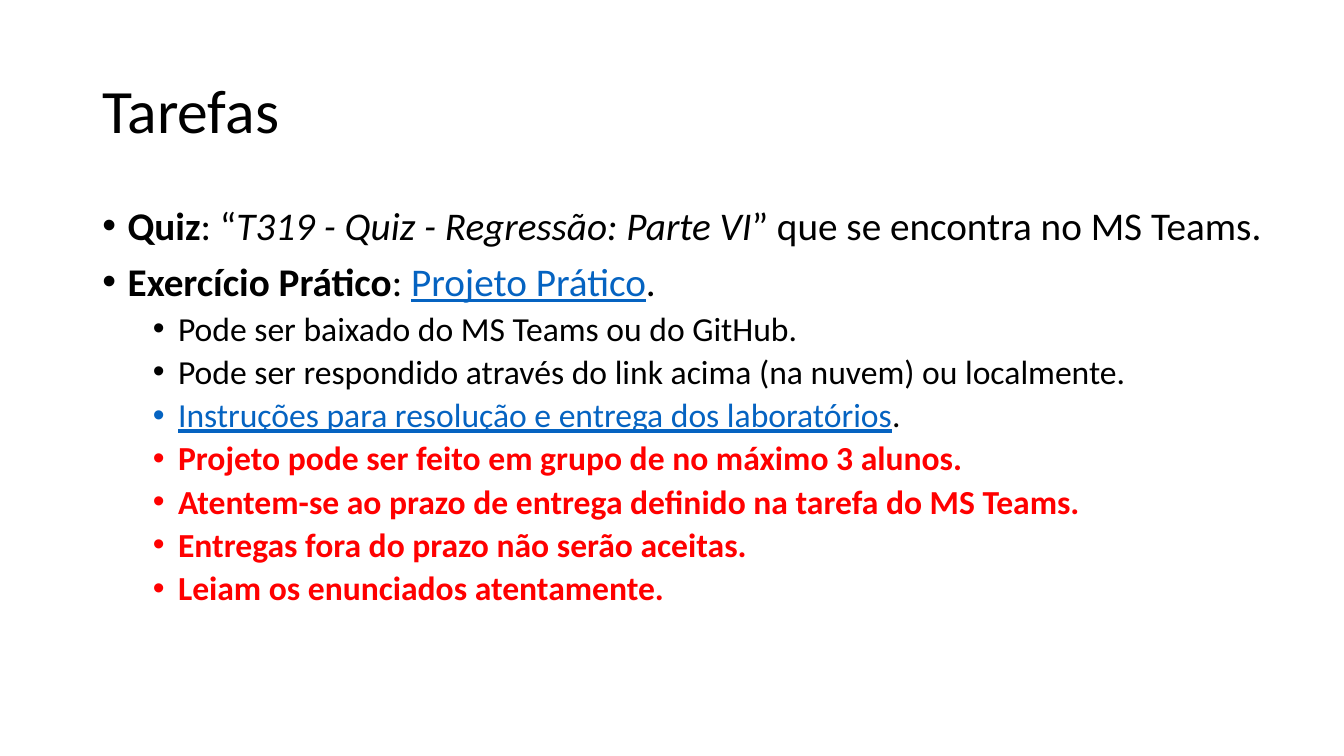
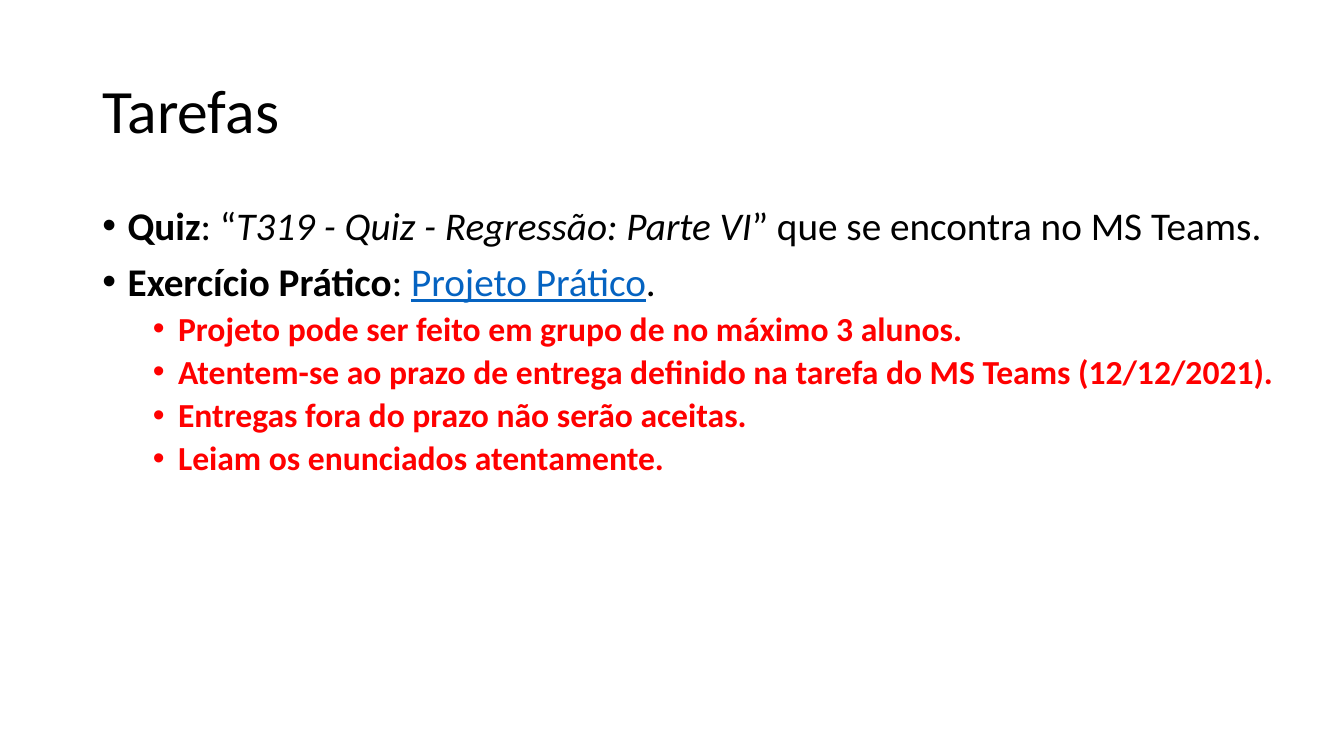
Before and after one commit to zz4fap/t319_aprendizado_de_maquina, a slide deck: slide 14 of slides/T319_Regressão_Linear (Parte VI).pptx. Drawn at 1344x756 pixels with LibreOffice and Linux fonts; fonts in the diff are those of the drawing. Boxes give left, top, right and bottom in pixels: in the first picture for what was removed or moved away, otherwise in the second. Text is boxed around its words. In the diff, an @@ line names an element or a change of style, - is before the commit and + after.

```diff
--- a/slides/T319_Regressão_Linear (Parte VI).pptx
+++ b/slides/T319_Regressão_Linear (Parte VI).pptx
@@ text at box(178, 317, 1125, 433): paragraphs removed @@
-  • Pode ser baixado do MS Teams ou do GitHub.
-  • Pode ser respondido através do link acima (na nuvem) ou localmente.
-  • Instruções para resolução e entrega dos laboratórios.
@@ text at box(178, 359, 1273, 390): text changed @@
-  • Atentem-se ao prazo de entrega definido na tarefa do MS Teams.
+  • Atentem-se ao prazo de entrega definido na tarefa do MS Teams (12/12/2021).
```
Also in this commit, not shown: 9 other slides changed, 3 other files.
